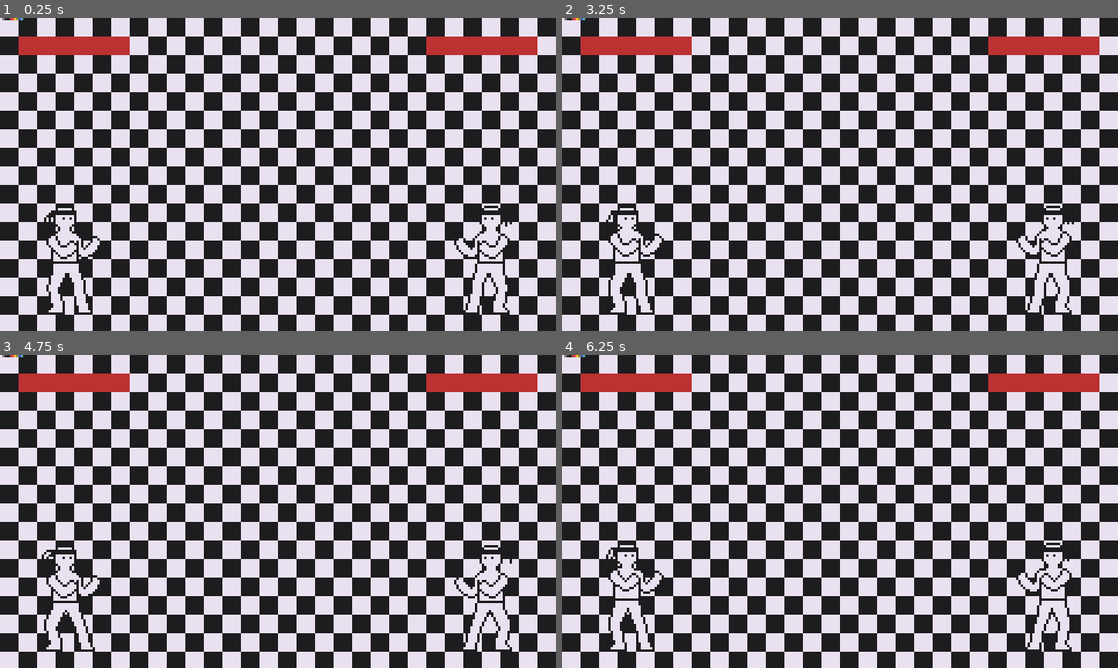
Above: before the commit, frames 1-4 (two rows, left to right).
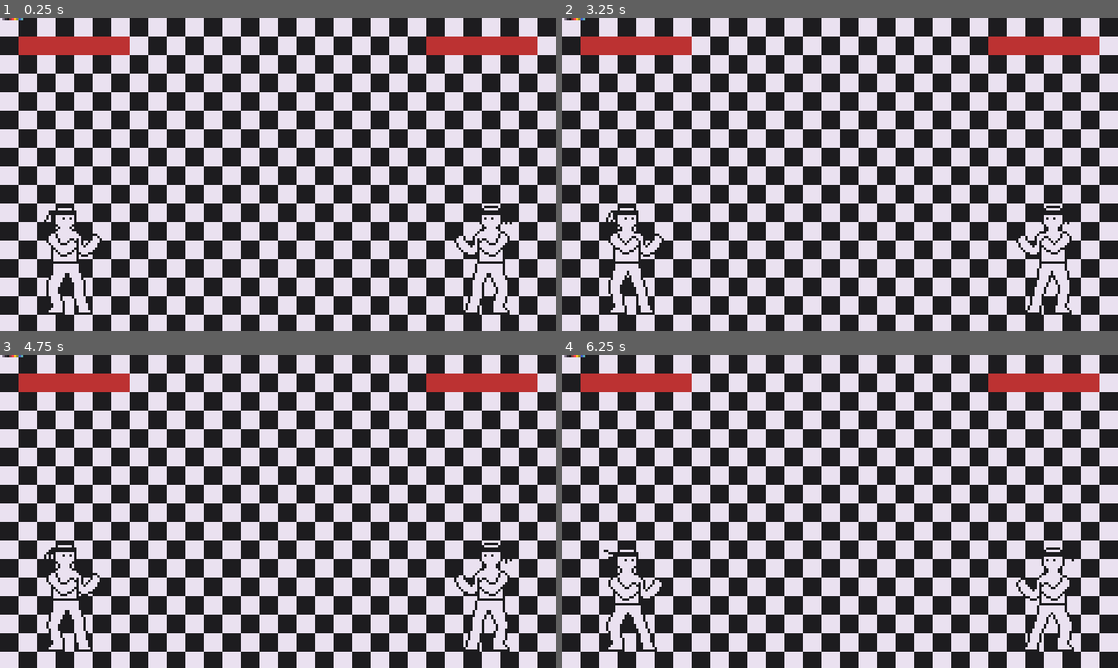
Above: after the commit, the same moments.

Repository: PixelDud/LTRO-1-Game
Game: Godot game, scene res://Scenes/main.tscn
Same seed, same stepped clock (60 frames per second), same inputs: the game is played once before the commit and once after it.
Inputs:
- Up to frame 1 (0.25 s): no input
- Up to frame 2 (3.25 s): hold C (p1Start) 0.53-1.25 s; click "Resume Game" at 1.25 s; tap B (p2Start) at 2.1 s; click "Resume Game" at 2.75 s
- Up to frame 3 (4.75 s): hold C (p1Start) 3.53-4.25 s; click "Resume Game" at 4.25 s
- Up to frame 4 (6.25 s): tap B (p2Start) at 5.1 s; tap Enter at 5.75 s; hold C (p1Start) from 5.78 s (still down)

The runs differ from the first frame. In frame 1, 0.6% of the frame differs, in the area x 7-92%, y 61-90%; in frame 2, 0.5%; in frame 3, 1.4%; in frame 4, 1.5%, in the area x 7-93%, y 60-95%.

Commit message:
playerhitbox more accurate, made attacks work better
player hitbox is more accurate to how large the character is
attacks now check if the attack button is pressed and what direction is pressed at the same time

Diff:
--- a/Prefabs/Player.tscn
+++ b/Prefabs/Player.tscn
@@ -4,7 +4,7 @@
 [ext_resource path="res://Scripts/playerController.gd" type="Script" id=2]
 
 [sub_resource type="RectangleShape2D" id=1]
-extents = Vector2( 24, 24 )
+extents = Vector2( 9.27731, 24 )
 
 [sub_resource type="AtlasTexture" id=2]
 atlas = ExtResource( 1 )
@@ -38,8 +38,10 @@
 script = ExtResource( 2 )
 
 [node name="Collision" type="CollisionShape2D" parent="."]
+position = Vector2( -1.9865, 0.397297 )
 shape = SubResource( 1 )
 
 [node name="Sprite" type="AnimatedSprite" parent="."]
 frames = SubResource( 7 )
+frame = 1
 playing = true
--- a/Scripts/playerController.gd
+++ b/Scripts/playerController.gd
@@ -4,7 +4,7 @@
 
 export var flipSprite = false
 export var playerNumber = 0
-export var health = 100
+export var health = 200
 export var moveSpeed = 60
 export var backSpeed = 30
 export var forwardsDashDefault = 50
@@ -22,7 +22,8 @@
 var specialCooldown = 0.332
 var dashCooldown = 0.7
 var canAttack = true
-
+var attackDir = "right"
+var blocking = false
 # up = "p" + str(playerNumber) + "Up"
 # down = "p" + str(playerNumber) + "Down"
 # left = "p" + str(playerNumber) + "Left"
@@ -55,22 +56,27 @@
 func movement_input():
 	if Input.is_action_pressed("p" + str(playerNumber) + "Up"):
 		print("Up!")
+		attackDir = "Up"
 	elif Input.is_action_pressed("p" + str(playerNumber) + "Down"):
 		print("Down!")
 		velocity.x = 0
+		attackDir == "Down"
 	elif Input.is_action_pressed("p" + str(playerNumber) + "Left"):
 		print("Left!")
+		attackDir == "Left"
 		if (playerNumber == 2):
 			velocity.x -= moveSpeed
 		else:
 			velocity.x -= backSpeed
 	elif Input.is_action_pressed("p" + str(playerNumber) + "Right"):
 		print("Right!")
+		attackDir == "Right"
 		if (playerNumber == 2):
 			velocity.x += backSpeed
 		else:
 			velocity.x += moveSpeed
 	else:
+		attackDir = "Right"
 		velocity.x = 0
 
 #func dash_input():
@@ -130,54 +136,88 @@
 	pass
 
 func attackCheck():
-	if Input.is_action_pressed("p" + str(playerNumber) + "A") and canAttack:
-		if Input.is_action_just_pressed("p" + str(playerNumber) + "Up"):
-			print("Up Attack!")
-			canAttack = false
-			yield(get_tree().create_timer(attackCooldown), "timeout")
-			canAttack = true
-			print("Can attack now.")
-		if Input.is_action_just_pressed("p" + str(playerNumber) + "Down"):
-			print("Down Attack!")
-			canAttack = false
-			yield(get_tree().create_timer(attackCooldown), "timeout")
-			canAttack = true
-			print("Can attack now.")
-		if Input.is_action_just_pressed("p" + str(playerNumber) + "Left"):
-			print("Left Attack!")
-			canAttack = false
-			yield(get_tree().create_timer(attackCooldown), "timeout")
-			canAttack = true
-			print("Can attack now.")
-		if Input.is_action_just_pressed("p" + str(playerNumber) + "Right"):
-			print("Right Attack!")
-			canAttack = false
-			yield(get_tree().create_timer(attackCooldown), "timeout")
-			canAttack = true
-			print("Can attack now.")
-
-	if Input.is_action_pressed("p" + str(playerNumber) + "B") and canAttack:
-		if Input.is_action_just_pressed("p" + str(playerNumber) + "Up"):
-			print("Up Special!")
-			canAttack = false
-			yield(get_tree().create_timer(specialCooldown), "timeout")
-			canAttack = true
-			print("Can special attack now.")
-		if Input.is_action_just_pressed("p" + str(playerNumber) + "Down"):
-			print("Down Special!")
-			canAttack = false
-			yield(get_tree().create_timer(specialCooldown), "timeout")
-			canAttack = true
-			print("Can special attack now.")
-		if Input.is_action_just_pressed("p" + str(playerNumber) + "Left"):
-			print("Left Special!")
-			canAttack = false
-			yield(get_tree().create_timer(specialCooldown), "timeout")
-			canAttack = true
-			print("Can special attack now.")
-		if Input.is_action_just_pressed("p" + str(playerNumber) + "Right"):
-			print("Right Special!")
-			canAttack = false
-			yield(get_tree().create_timer(specialCooldown), "timeout")
-			canAttack = true
-			print("Can special attack now.")
+
+	if Input.is_action_just_pressed("p" + str(playerNumber) + "A") and canAttack and attackDir == "Up":
+		print("Up Attack!")
+		canAttack = false
+		moveSpeed = 0
+		yield(get_tree().create_timer(attackCooldown), "timeout")
+		moveSpeed = 60
+		canAttack = true
+		print("Can attack now.")
+	if Input.is_action_just_pressed("p" + str(playerNumber) + "A") and canAttack and attackDir == "Left":
+		print("Left Attack!")
+		canAttack = false
+		moveSpeed = 0
+		yield(get_tree().create_timer(attackCooldown), "timeout")
+		moveSpeed = 60
+		canAttack = true
+		print("Can attack now.")
+	if Input.is_action_just_pressed("p" + str(playerNumber) + "A") and canAttack and attackDir == "Right":
+		print("Right Attack!")
+		canAttack = false
+		moveSpeed = 0
+		yield(get_tree().create_timer(attackCooldown), "timeout")
+		moveSpeed = 60
+		canAttack = true
+		print("Can attack now.")
+	if Input.is_action_just_pressed("p" + str(playerNumber) + "A") and canAttack and attackDir == "Down":
+		print("Down Attack!")
+		canAttack = false
+		moveSpeed = 0
+		yield(get_tree().create_timer(attackCooldown), "timeout")
+		moveSpeed = 60
+		canAttack = true
+		print("Can attack now.")
+
+	#if Input.is_action_pressed("p" + str(playerNumber) + "A") and canAttack:
+	#	if Input.is_action_just_pressed("p" + str(playerNumber) + "Up"):
+	#		print("Up Attack!")
+	#		canAttack = false
+	#		yield(get_tree().create_timer(attackCooldown), "timeout")
+	#		canAttack = true
+	#		print("Can attack now.")
+	#	if Input.is_action_just_pressed("p" + str(playerNumber) + "Down"):
+	#		print("Down Attack!")
+	#		canAttack = false
+	#		yield(get_tree().create_timer(attackCooldown), "timeout")
+	#		canAttack = true
+	#		print("Can attack now.")
+	#	if Input.is_action_just_pressed("p" + str(playerNumber) + "Left"):
+	#		print("Left Attack!")
+	#		canAttack = false
+	#		yield(get_tree().create_timer(attackCooldown), "timeout")
+	#		canAttack = true
+	#		print("Can attack now.")
+	#	if Input.is_action_just_pressed("p" + str(playerNumber) + "Right"):
+	#		print("Right Attack!")
+	#		canAttack = false
+	#		yield(get_tree().create_timer(attackCooldown), "timeout")
+	#		canAttack = true
+	#		print("Can attack now.")
+
+	#if Input.is_action_pressed("p" + str(playerNumber) + "B") and canAttack:
+		#if Input.is_action_just_pressed("p" + str(playerNumber) + "Up"):
+			#print("Up Special!")
+			#canAttack = false
+			#yield(get_tree().create_timer(specialCooldown), "timeout")
+			#canAttack = true
+			#print("Can special attack now.")
+		#if Input.is_action_just_pressed("p" + str(playerNumber) + "Down"):
+		#	print("Down Special!")
+		#	canAttack = false
+		#	yield(get_tree().create_timer(specialCooldown), "timeout")
+		#	canAttack = true
+		#	print("Can special attack now.")
+		#if Input.is_action_just_pressed("p" + str(playerNumber) + "Left"):
+		#	print("Left Special!")
+		#	canAttack = false
+		#	yield(get_tree().create_timer(specialCooldown), "timeout")
+		#	canAttack = true
+		#	print("Can special attack now.")
+		#if Input.is_action_just_pressed("p" + str(playerNumber) + "Right"):
+		#	print("Right Special!")
+		#	canAttack = false
+		#	yield(get_tree().create_timer(specialCooldown), "timeout")
+		#	canAttack = true
+		#	print("Can special attack now.")
